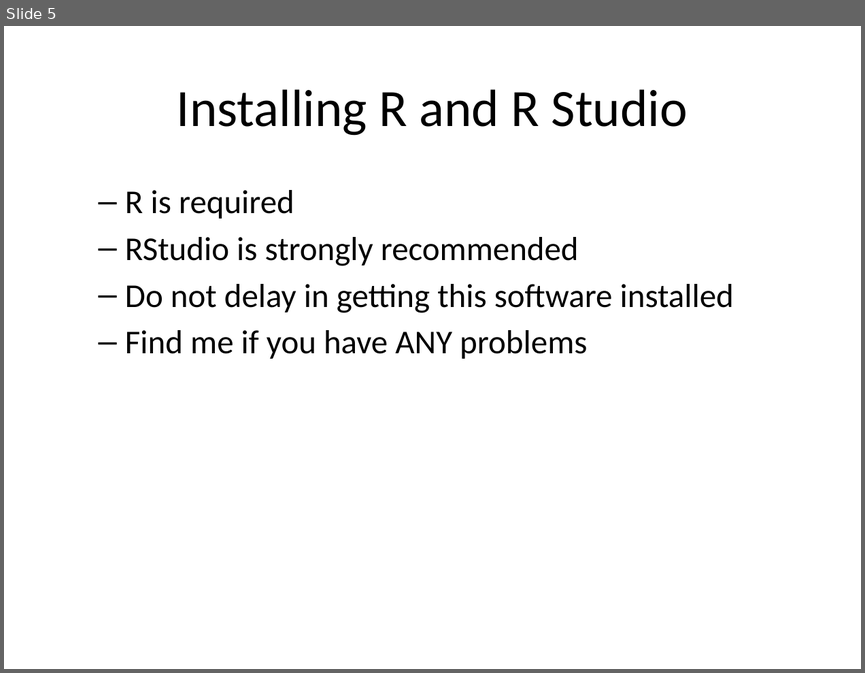
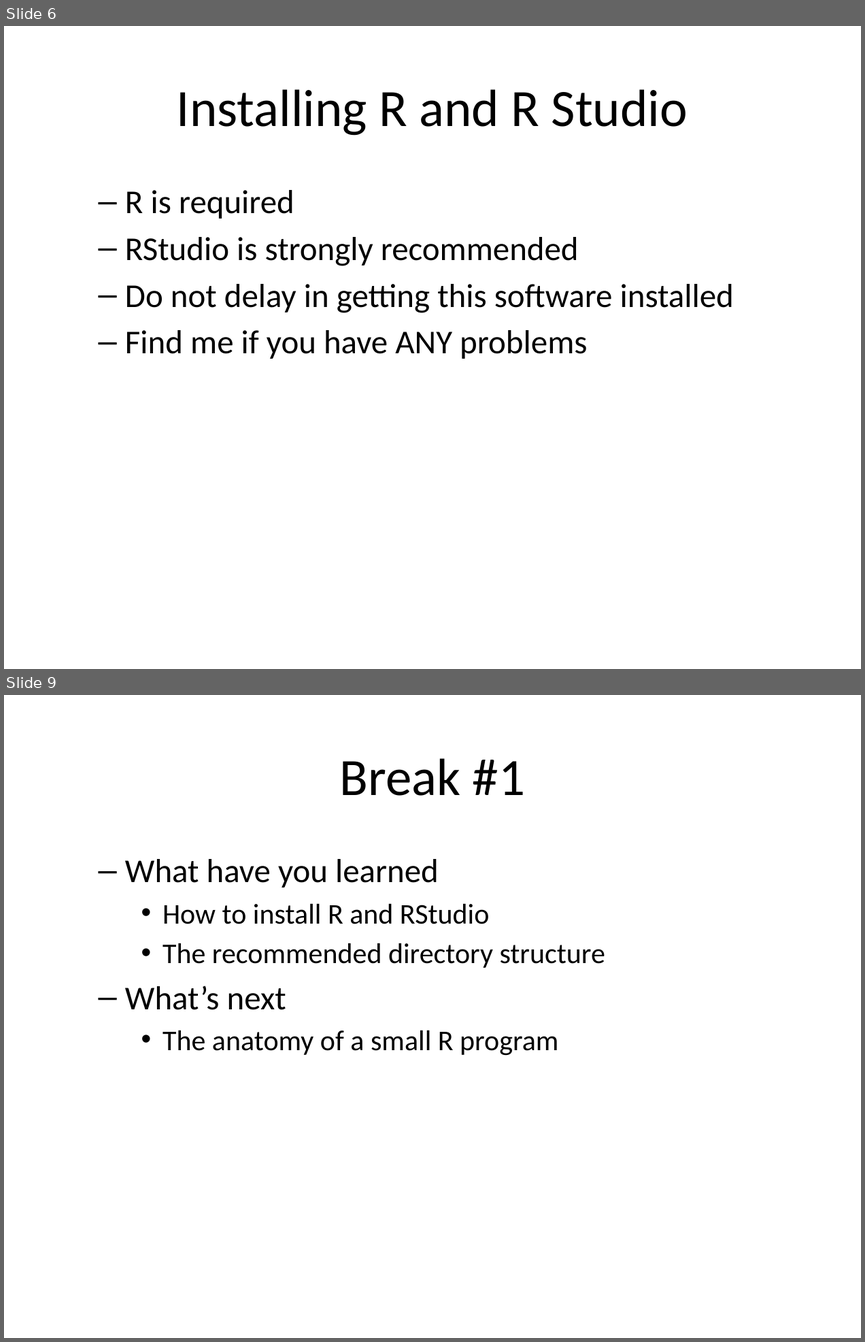
Before and after one commit to pmean/classes, a slide deck: introduction-to-r/results/v01-slides-and-speaker-notes.pptx. Shown one above the other, each under a label of ours: slide 5 before the commit, slides 6 and 9 after it; the slides between them are not shown. The pictures are 865x673 and 865x1342 pixels, drawn with LibreOffice and Linux fonts; fonts in the diff are those of the drawing. Boxes give left, top, right and bottom in pixels: in the first picture for what was removed or moved away, otherwise in the second. Text is boxed around its words. In the diff, an @@ line names an element or a change of style, - is before the commit and + after.

```diff
--- a/introduction-to-r/results/v01-slides-and-speaker-notes.pptx
+++ b/introduction-to-r/results/v01-slides-and-speaker-notes.pptx
@@ slide 9 added at [4,695,861,1338], background #FFFFFF @@
@@ title added at [340,758,525,796], 44 pt, text #000000 @@
+Break #1
@@ text added at [125,859,605,1055], 24 pt, text #000000 @@
+  – What have you learned
+    • How to install R and RStudio
+    • The recommended directory structure
+  – What’s next
+    • The anatomy of a small R program
@@ what was slide 5 is now slide 6 @@
```
Also in this commit, not shown: 13 slides changed, 6 other slides added, 4 other files.
